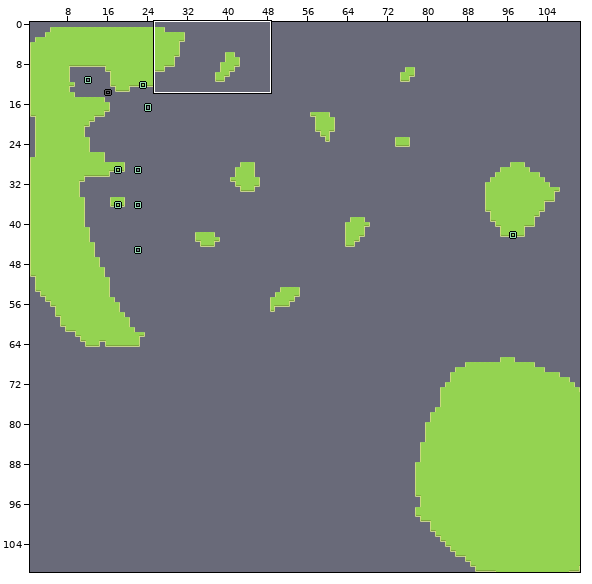
One commit to this LDtk project: assets/levels/level.ldtk. Above: a wide view before the commit, with the close-up outlined.
Close-up. Earlier state:
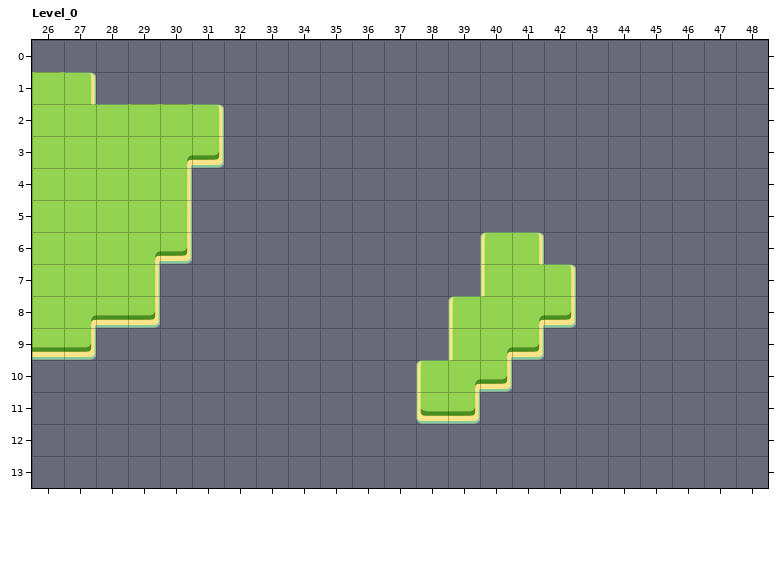
Cells are 100x100 px. Shown: Level_0 x 26..48, y 0..13. The commit also changed other parts of the map, which this record leaves out.
New version:
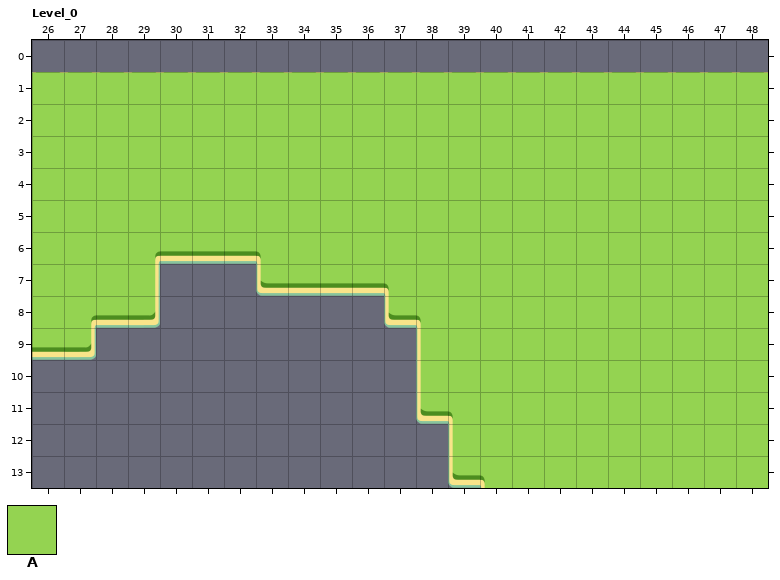
Key: from "Islands": A 1 "Ground".
_ is an empty cell, . an unchanged one.
Diff:
--- layer "Islands"
@@ x 28..48 @@
- 1 _____________________
- 2 ...._________________
- 3 ...._________________
- 4 ...__________________
- 5 ...__________________
- 6 ..._________.._______
- 7 ....._______...______
- 8 .........__....______
- 9 .........._..._______
-10 .............________
-11 ............_________
-12 ...........__________
-13 ...........__________
+ 1 AAAAAAAAAAAAAAAAAAAAA
+ 2 ....AAAAAAAAAAAAAAAAA
+ 3 ....AAAAAAAAAAAAAAAAA
+ 4 ...AAAAAAAAAAAAAAAAAA
+ 5 ...AAAAAAAAAAAAAAAAAA
+ 6 ...AAAAAAAAA..AAAAAAA
+ 7 .....AAAAAAA...AAAAAA
+ 8 .........AA....AAAAAA
+ 9 ..........A...AAAAAAA
+10 .............AAAAAAAA
+11 ............AAAAAAAAA
+12 ...........AAAAAAAAAA
+13 ...........AAAAAAAAAA
